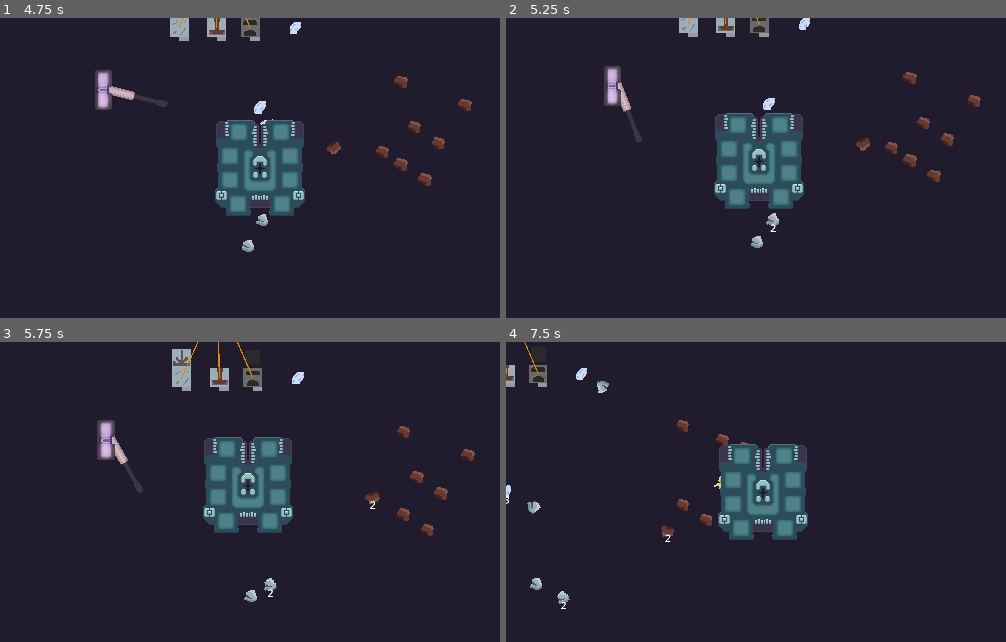
Above: before the commit, frames 1-4 (two rows, left to right).
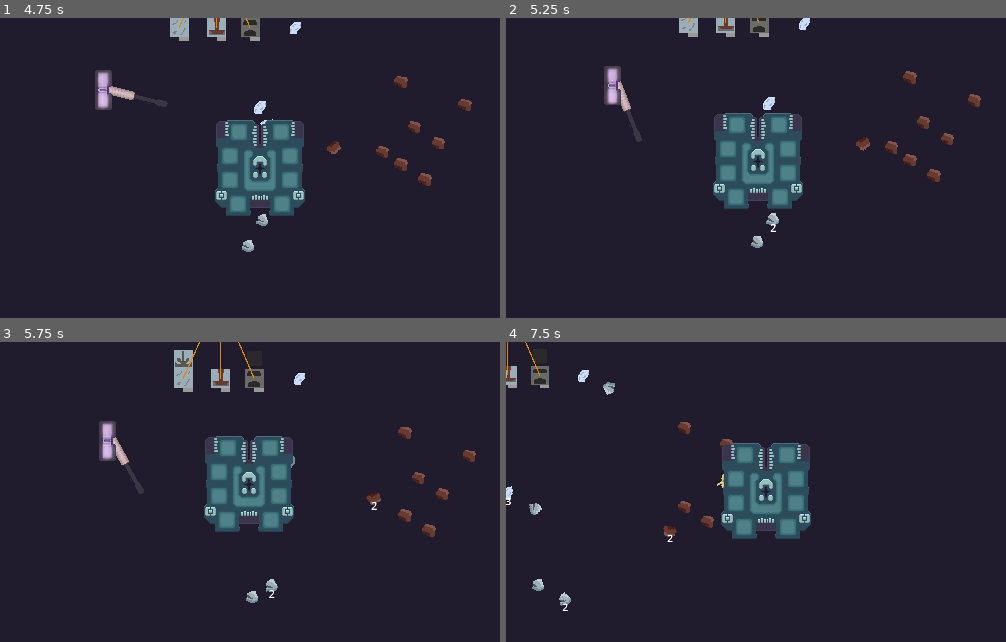
Above: after the commit, the same moments.

Repository: FoxyProgramm/AirPlane
Game: Godot game, scene res://Scenes/Background2D.tscn
The game is run twice, just before and just after one commit, with the same random seed, the same clock (stepped at 60 frames per second) and the same inputs. The engine's default icon, where the game draws it, is replaced by a stand-in: a white triangle on a blue panel in a dark square.
Inputs (mouse positions are in pixels of both pictures, inside the frame that each line leads up to):
- Up to frame 1 (4.75 s): tap Enter at 0.5 s; move the mouse to (225, 228) at 0.52 s; hold W (up) 0.53-2.03 s; click (225, 228) at 0.6 s; move the mouse to (400, 213) at 1.27 s; tap Ctrl (tz_ctrl) at 1.35 s; move the mouse to (100, 123) at 2.02 s; hold Shift (tz_shift) 2.03-2.78 s; hold A (left) 2.03-3.53 s; move the mouse to (275, 168) at 2.77 s; tap Mouse wheel down (tz_zoom_in) at 2.85 s; move the mouse to (175, 93) at 3.52 s; hold S (down) 3.53-4.28 s; hold Mouse wheel up (tz_zoom_out) 3.53-4.28 s; move the mouse to (360, 153) at 4.27 s; hold D (right) from 4.28 s (still down); click (360, 153) at 4.35 s
- Up to frame 2 (5.25 s): move the mouse to (656, 183) at 5.02 s; release D (right) at 5.03 s; hold W (up) from 5.03 s (still down); hold Ctrl (tz_ctrl) from 5.03 s (still down)
- Up to frame 3 (5.75 s): keep holding W (up); keep holding Ctrl (tz_ctrl)
- Up to frame 4 (7.5 s): move the mouse to (806, 426) at 5.77 s; release W (up) at 5.78 s; release Ctrl (tz_ctrl) at 5.78 s; hold D (right) from 5.78 s (still down); tap Shift (tz_shift) at 5.85 s; move the mouse to (731, 552) at 6.52 s; hold Mouse wheel down (tz_zoom_in) 6.53-7.28 s; move the mouse to (906, 537) at 7.27 s; tap Mouse wheel up (tz_zoom_out) at 7.35 s

Frame 1 is identical in both runs. In frame 2, 1.0% of the frame differs, in the area x 19-95%, y 0-75%; in frame 3, 2.6%; in frame 4, 3.1%, in the area x 0-61%, y 0-90%.

Commit message:
Energetic update
also add energy

Diff:
--- a/Items/Bronze.tres
+++ b/Items/Bronze.tres
@@ -5,11 +5,12 @@
 
 [resource]
 script = ExtResource("1_27wrb")
-id = 6
 name = "Bronze"
 texture = ExtResource("2_lcx3o")
 description = "just Material"
 can_merge = false
+is_fuel = false
+fuel_value = 0.0
 can_melt = false
 can_press_plate = false
 can_press_wire = false
--- a/Items/Copper.tres
+++ b/Items/Copper.tres
@@ -1,16 +1,17 @@
 [gd_resource type="Resource" script_class="JItem" load_steps=4 format=3 uid="uid://cynw7uaubyngh"]
 
 [ext_resource type="Script" path="res://Scripts/items_resource.gd" id="1_883kn"]
-[ext_resource type="Resource" path="res://Items/Melt_copper.tres" id="1_l3d7n"]
+[ext_resource type="Resource" uid="uid://cgox8twc4h83o" path="res://Items/Melt_copper.tres" id="1_l3d7n"]
 [ext_resource type="Texture2D" uid="uid://ch7us57idnoey" path="res://Textures/Items/copper.png" id="2_voi4j"]
 
 [resource]
 script = ExtResource("1_883kn")
-code_name = "copper_ore"
 name = "Copper"
 texture = ExtResource("2_voi4j")
 description = "just Material"
 can_merge = false
+is_fuel = false
+fuel_value = 0.0
 can_melt = true
 result_of_melt = ExtResource("1_l3d7n")
 can_press_plate = false
--- a/Items/Copper_long_bar.tres
+++ b/Items/Copper_long_bar.tres
@@ -3,13 +3,14 @@
 [ext_resource type="Script" path="res://Scripts/items_resource.gd" id="1_vocou"]
 [ext_resource type="Texture2D" uid="uid://27xtu8qeuiyr" path="res://Textures/Items/copper_wire.png" id="2_8nx4q"]
 
-
 [resource]
 script = ExtResource("1_vocou")
-id = 2
 name = "Copper long bar"
 texture = ExtResource("2_8nx4q")
 description = "Long bar from copper"
+can_merge = false
+is_fuel = false
+fuel_value = 0.0
 can_melt = false
 can_press_plate = false
 can_press_wire = false
--- a/Items/Copper_plate.tres
+++ b/Items/Copper_plate.tres
@@ -3,13 +3,14 @@
 [ext_resource type="Script" path="res://Scripts/items_resource.gd" id="1_o6a2c"]
 [ext_resource type="Texture2D" uid="uid://cofamef3ysxd4" path="res://Textures/Items/copper_plate.png" id="2_edne5"]
 
-
 [resource]
 script = ExtResource("1_o6a2c")
-id = 1
 name = "Copper Plate"
 texture = ExtResource("2_edne5")
 description = "Super Plate"
+can_merge = false
+is_fuel = false
+fuel_value = 0.0
 can_melt = false
 can_press_plate = false
 can_press_wire = false
--- a/Items/Melt_copper.tres
+++ b/Items/Melt_copper.tres
@@ -1,17 +1,18 @@
-[gd_resource type="Resource" script_class="JItem" load_steps=5 format=3]
+[gd_resource type="Resource" script_class="JItem" load_steps=5 format=3 uid="uid://cgox8twc4h83o"]
 
 [ext_resource type="Script" path="res://Scripts/items_resource.gd" id="1_eeh4c"]
 [ext_resource type="Resource" uid="uid://esjq45fv27n0" path="res://Items/Copper_plate.tres" id="1_xkjrg"]
 [ext_resource type="Texture2D" uid="uid://c3mmc1kkymf11" path="res://Textures/Items/melt_copper.png" id="2_4wlqi"]
 [ext_resource type="Resource" uid="uid://byly2f2tq2mxq" path="res://Items/Copper_long_bar.tres" id="2_pyvf4"]
 
-
 [resource]
 script = ExtResource("1_eeh4c")
-id = 4
 name = "Melt Copper"
 texture = ExtResource("2_4wlqi")
 description = "This copper, and he is so hot"
+can_merge = false
+is_fuel = false
+fuel_value = 0.0
 can_melt = false
 can_press_plate = true
 result_press_plate = ExtResource("1_xkjrg")
--- a/Items/Tin.tres
+++ b/Items/Tin.tres
@@ -7,13 +7,14 @@
 
 [resource]
 script = ExtResource("2_3a302")
-id = 5
 name = "Tin"
 texture = ExtResource("4_j5gty")
 description = "just Material"
 can_merge = true
 merge_with = ExtResource("2_ivhvd")
 merge_result = ExtResource("1_nvc0u")
+is_fuel = false
+fuel_value = 0.0
 can_melt = false
 can_press_plate = false
 can_press_wire = false
--- a/Scenes/player.tscn
+++ b/Scenes/player.tscn
@@ -167,9 +167,6 @@
 		cam.zoom.y = clamp(cam.zoom.y * 1.2, 0.1, 4.0)
 "
 
-[sub_resource type="RectangleShape2D" id="RectangleShape2D_630ex"]
-size = Vector2(90, 96)
-
 [node name="player" type="CharacterBody2D" groups=["shipment_body"]]
 script = ExtResource("1_hqgnv")
 
@@ -209,11 +206,6 @@
 [node name="Inventory22" type="Sprite2D" parent="inventory"]
 texture = ExtResource("4_wtiwm")
 
-[node name="inventory_area" type="Area2D" parent="inventory"]
-
-[node name="CollisionShape2D" type="CollisionShape2D" parent="inventory/inventory_area"]
-shape = SubResource("RectangleShape2D_630ex")
-
 [node name="Slot1" parent="inventory" instance=ExtResource("6_0icni")]
 position = Vector2(-21, -36)
 
--- a/Scripts/item.gd
+++ b/Scripts/item.gd
@@ -78,8 +78,7 @@
 func _press(is_required: bool = false):
 	if get_tree().current_scene.is_inventory_open:
 		if not is_required:
-			if get_tree().current_scene.in_inventory:
-				return
+			return
 
 	z_index = 11 # globals.ITEM_Z_INDEX
 	player.is_handle_item = true
--- a/Scripts/items.gd
+++ b/Scripts/items.gd
@@ -1,5 +1,5 @@
 extends Node
-
+#da
 var cursor_path = "res://cursors/white/"
 var cursors: Array
 var item = load("res://scenes/item.tscn")
Not shown: 1 places in Scenes/player.tscn that only renumber resources
